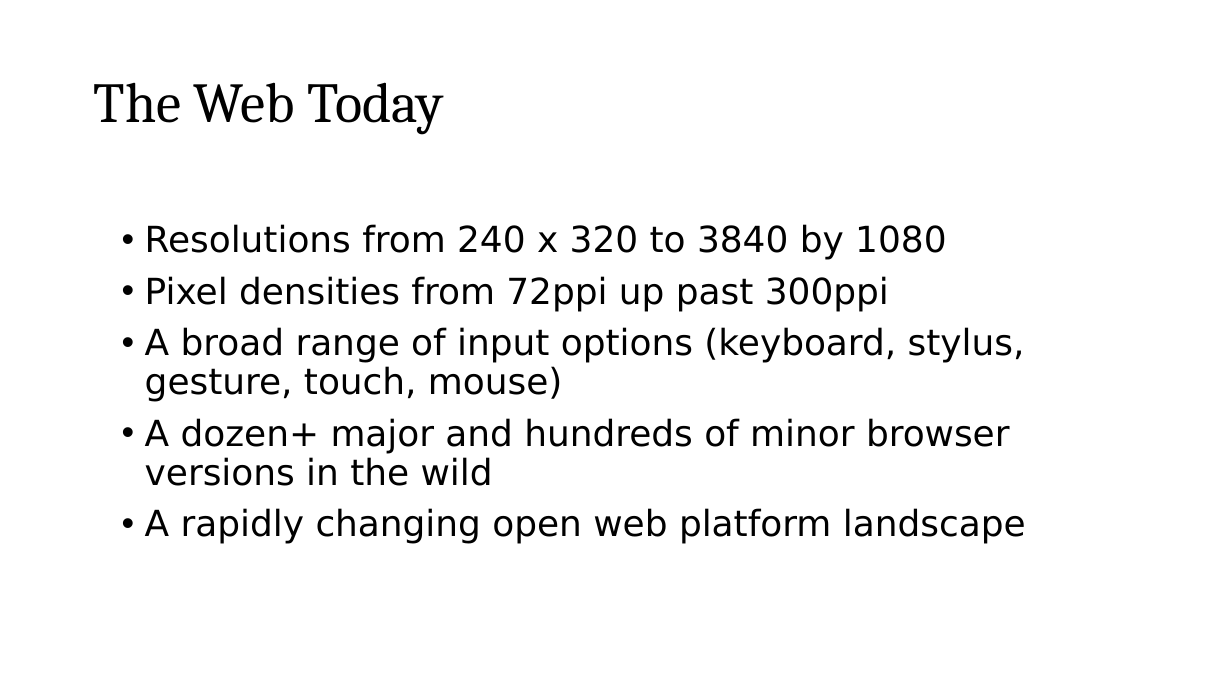
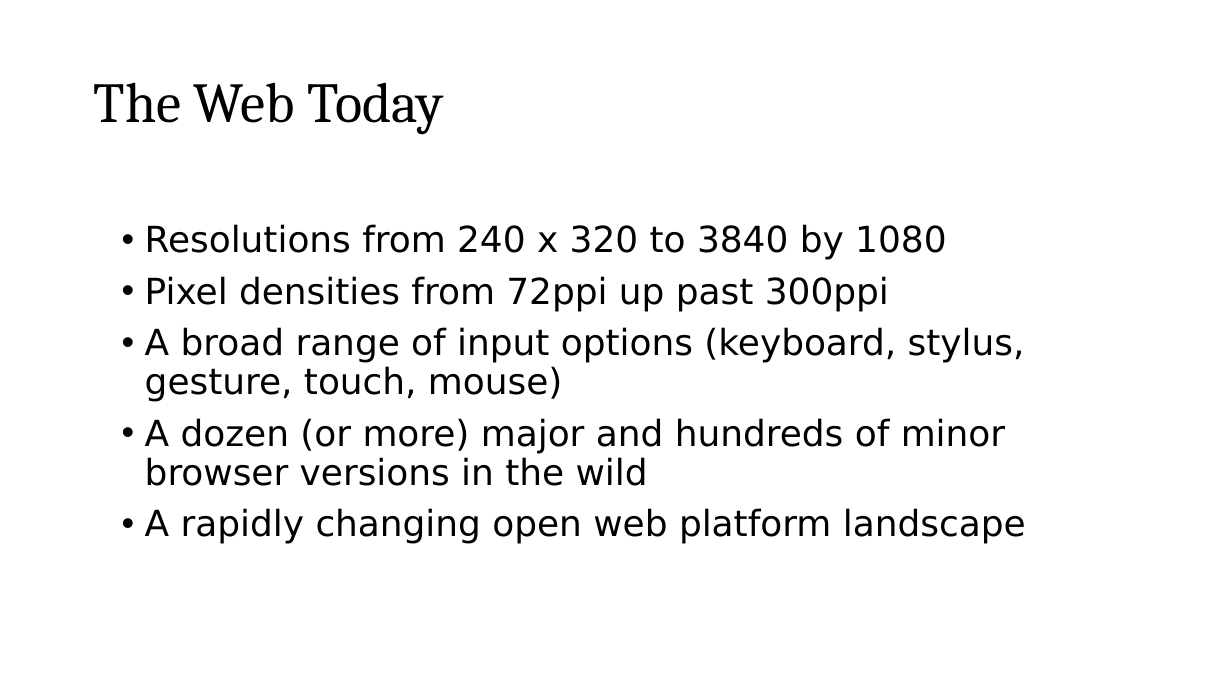
Before and after one commit to roblarsen/rob-larsen-presentations, a slide deck: slide 9 of wild-world-web.pptx. Drawn at 1232x693 pixels with LibreOffice and Linux fonts; fonts in the diff are those of the drawing; background and template pictures are left out. Boxes give left, top, right and bottom in pixels: in the first picture for what was removed or moved away, otherwise in the second. Text is boxed around its words. In the diff, an @@ line names an element or a change of style, - is before the commit and + after.

```diff
--- a/wild-world-web.pptx
+++ b/wild-world-web.pptx
@@ text at <box>145,418,1005,486</box>: text changed @@
-• A dozen+ major and hundreds of minor browser versions in the wild
+• A dozen (or more) major and hundreds of minor browser versions in the wild
```
Also in this commit, not shown: 6 other slides changed, 4 slides added, 2 slides removed.
